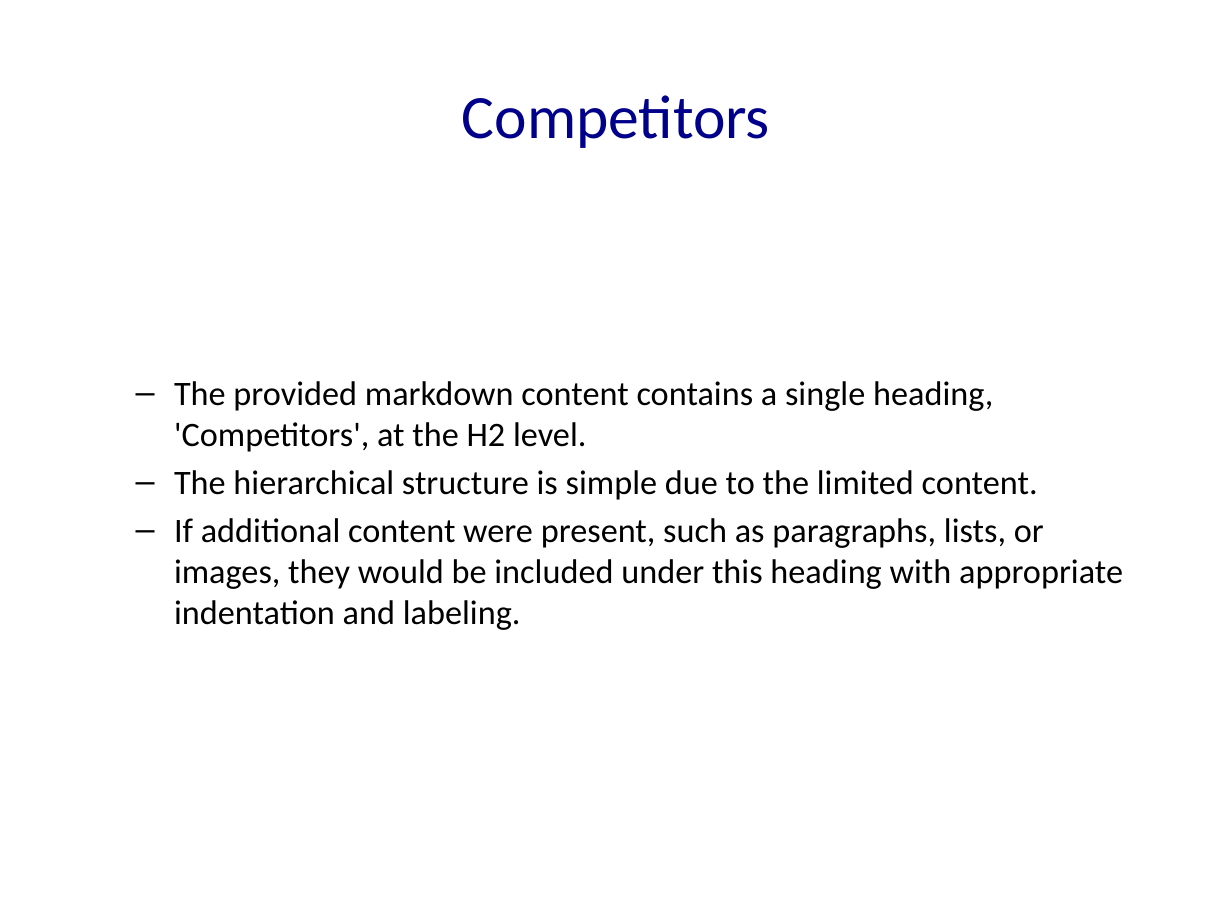
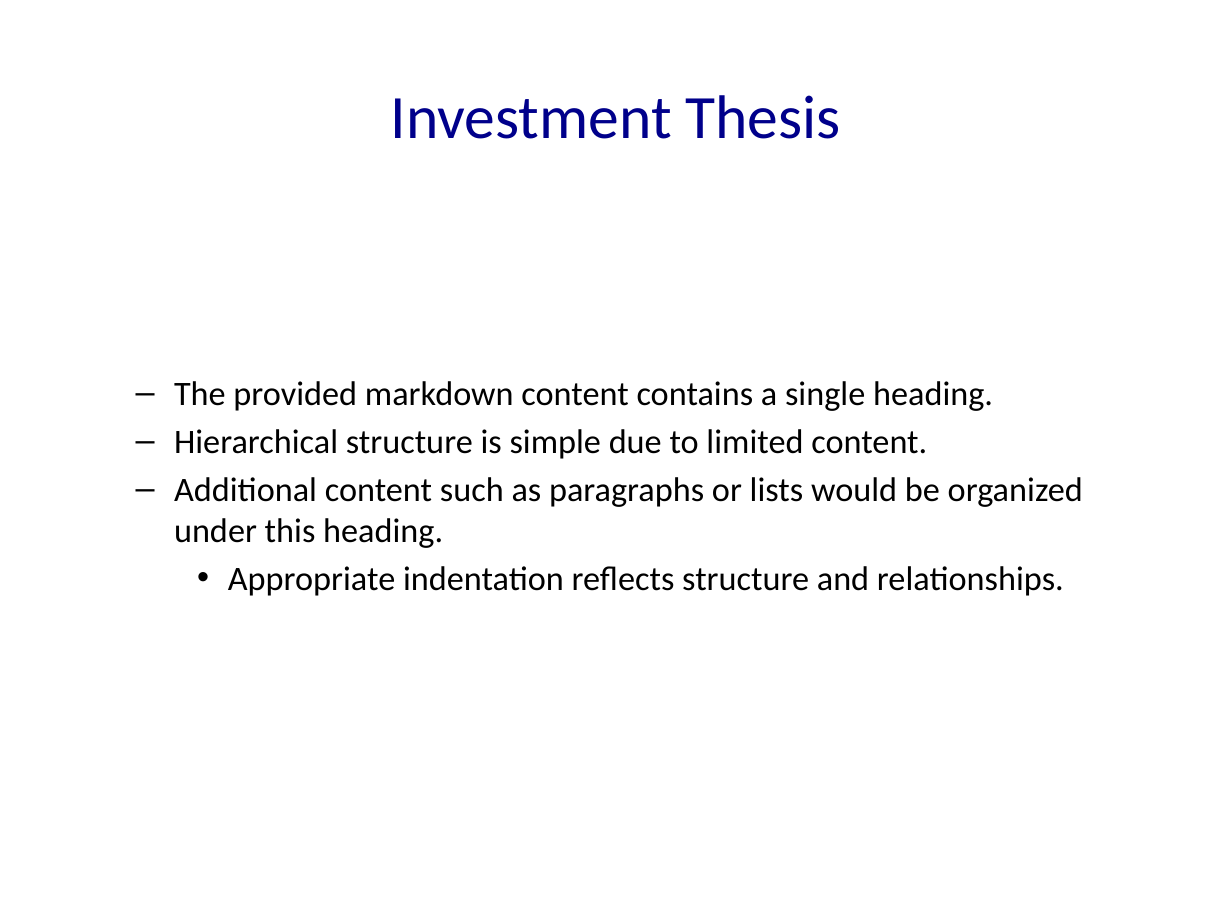
Before and after one commit to Frank-Gu-81/slides_autogeneration, a slide deck: slide 21 of Neuron_Solutions_Presentation.pptx (slide 48 before the commit). Drawn at 1232x924 pixels with LibreOffice and Linux fonts; fonts in the diff are those of the drawing. Boxes give left, top, right and bottom in pixels: in the first picture for what was removed or moved away, otherwise in the second. Text is boxed around its words. In the diff, an @@ line names an element or a change of style, - is before the commit and + after.

Commit message:
new markdown

```diff
--- a/Neuron_Solutions_Presentation.pptx
+++ b/Neuron_Solutions_Presentation.pptx
@@ title at (x1=391, y1=95, x2=841, y2=139): text changed @@
-Competitors
+Investment Thesis
@@ text at (x1=174, y1=381, x2=1083, y2=596): text changed @@
-  – The provided markdown content contains a single heading, 'Competitors', at the H2 level.
-  – The hierarchical structure is simple due to the limited content.
-  – If additional content were present, such as paragraphs, lists, or images, they would be included under this heading with appropriate indentation and labeling.
+  – The provided markdown content contains a single heading.
+  – Hierarchical structure is simple due to limited content.
+  – Additional content such as paragraphs or lists would be organized under this heading.
+    • Appropriate indentation reflects structure and relationships.
```
Also in this commit, not shown: 19 other slides changed, 99 slides added, 55 slides removed, 9 other files.
